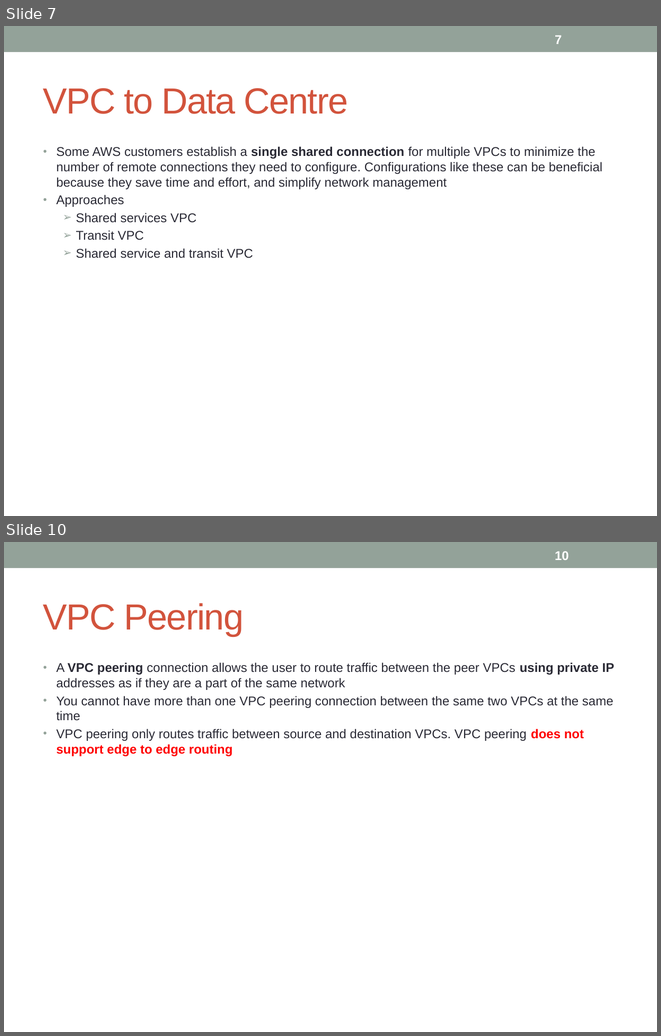
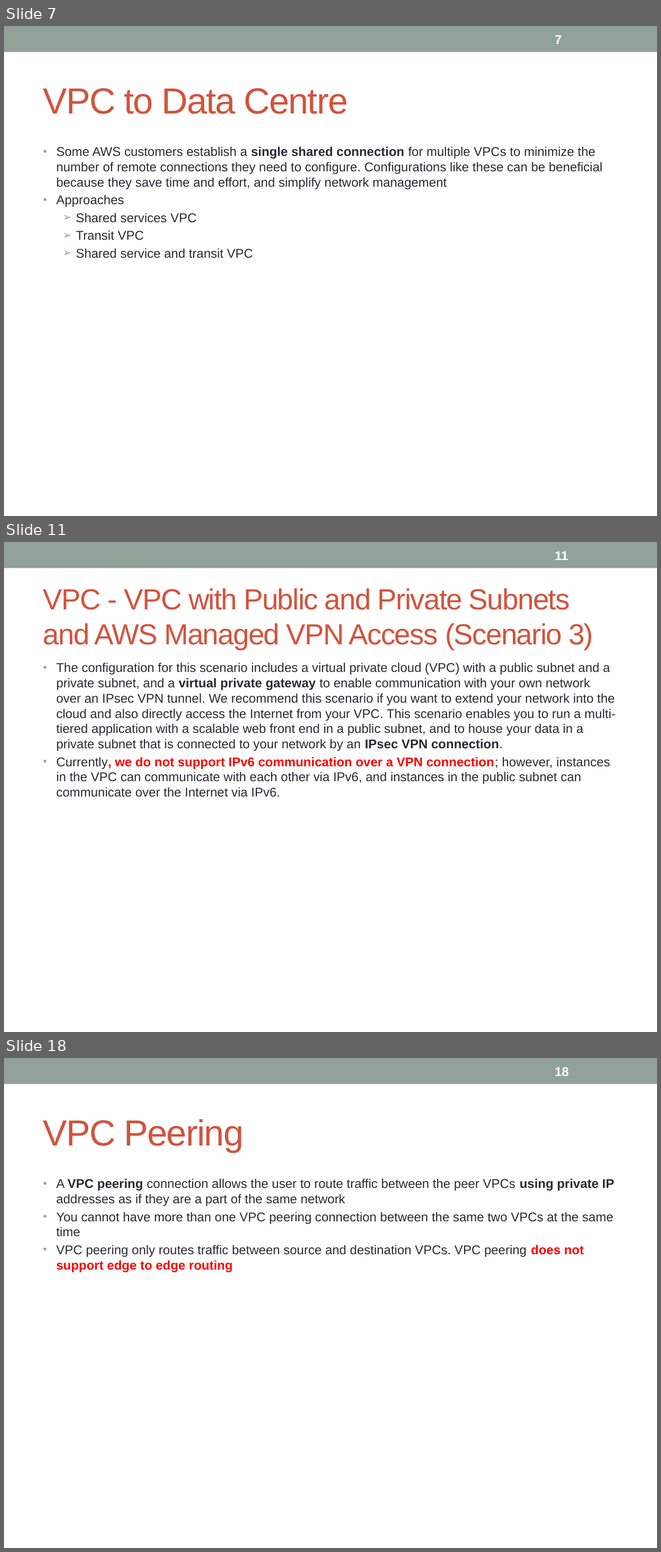
Before and after one commit to notionquest/ProjectDocumentation, a slide deck: AWS_Solution_Architect.pptx. Shown one above the other, each under a label of ours: slides 7 and 10 before the commit, slides 7, 11 and 18 after it; the slides between them are not shown. The pictures are 661x1036 and 661x1552 pixels, drawn with LibreOffice and Linux fonts; fonts in the diff are those of the drawing. Boxes give left, top, right and bottom in pixels: in the first picture for what was removed or moved away, otherwise in the second. Text is boxed around its words. In the diff, an @@ line names an element or a change of style, - is before the commit and + after.

Commit message:
direct connect

```diff
--- a/AWS_Solution_Architect.pptx
+++ b/AWS_Solution_Architect.pptx
@@ slide 11 added at <box>4,542,657,1032</box>, background #FFFFFF; not listed: 1 template element that a slide beside it also shows @@
@@ page number added at <box>555,551,568,560</box>, 14 pt, text #FFFFFF, bold @@
+11
@@ title added at <box>43,588,593,650</box>, 32 pt, text #D2533C @@
+VPC - VPC with Public and Private Subnets and AWS Managed VPN Access (Scenario 3)
@@ text added at <box>56,662,616,797</box>, 14 pt, text #292934 @@
+• The configuration for this scenario includes a virtual private cloud (VPC) with a public subnet and a private subnet, and a virtual private gateway to enable communication with your own network over an IPsec VPN tunnel. We recommend this scenario if you want to extend your network into the cloud and also directly access the Internet from your VPC. This scenario enables you to run a multi-tiered application with a scalable web front end in a public subnet, and to house your data in a private subnet that is connected to your network by an IPsec VPN connection.
+• Currently, we do not support IPv6 communication over a VPN connection; however, instances in the VPC can communicate with each other via IPv6, and instances in the public subnet can communicate over the Internet via IPv6.
@@ what was slide 10 is now slide 18 @@
@@ page number at <box>555,1067,569,1076</box>: text changed @@
-10
+18
```
Also in this commit, not shown: 19 slides changed, 18 other slides added.
